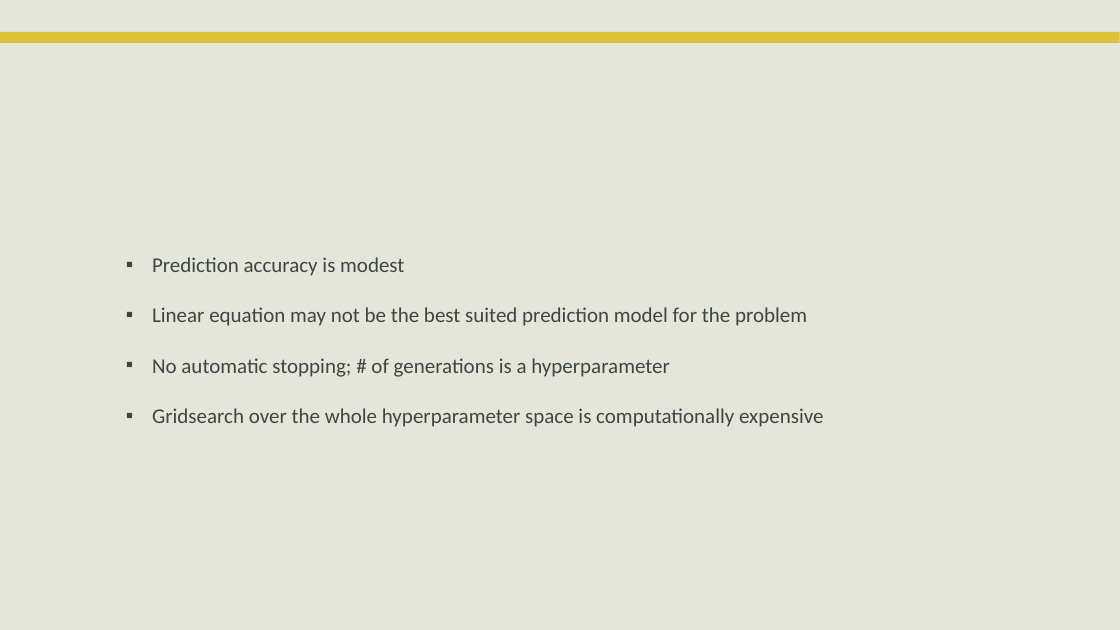
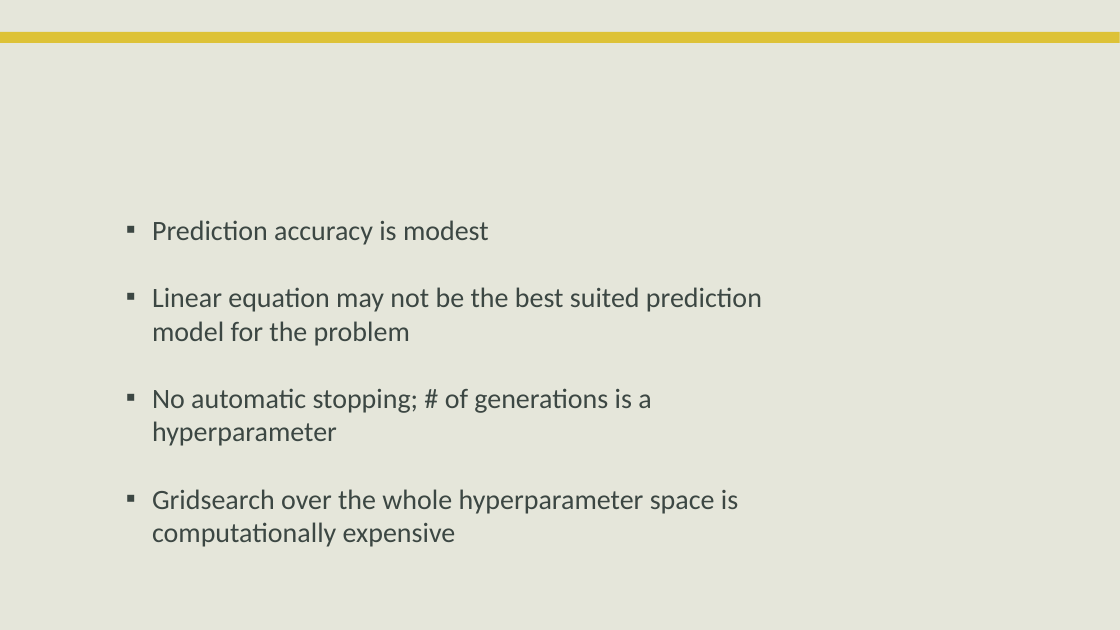
Before and after one commit to PhilipCastiglione/SIT215_PBL4, a slide deck: slide 11 of PST4 Genetic Algorithms.pptx. Drawn at 1120x630 pixels with LibreOffice and Linux fonts; fonts in the diff are those of the drawing; background and template pictures are left out. Boxes give left, top, right and bottom in pixels: in the first picture for what was removed or moved away, otherwise in the second. Text is boxed around its words. In the diff, an @@ line names an element or a change of style, - is before the commit and + after.

```diff
--- a/PST4 Genetic Algorithms.pptx
+++ b/PST4 Genetic Algorithms.pptx
@@ text "Prediction accuracy is modest": place and size @@
-text "Prediction accuracy is modest" at [152, 257, 823, 427]
+text "Prediction accuracy is modest" at [152, 220, 762, 547]
@@ text "Prediction accuracy is modest" at [152, 220, 762, 547]: size 18 to 24 pt @@
```
Also in this commit, not shown: 1 other slide changed.
